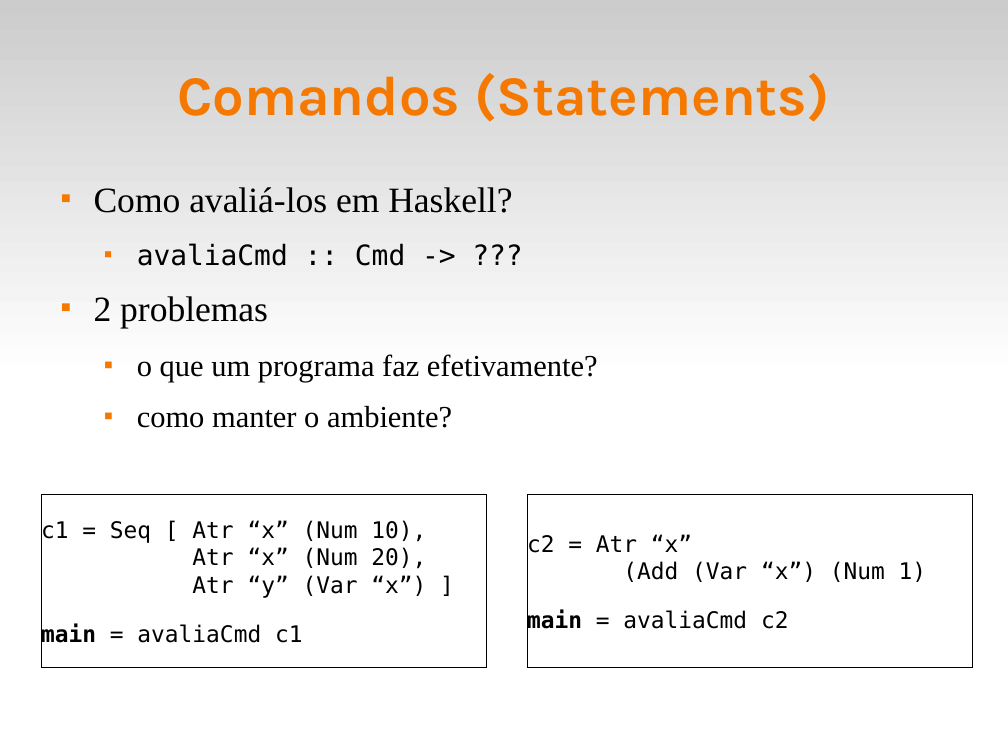
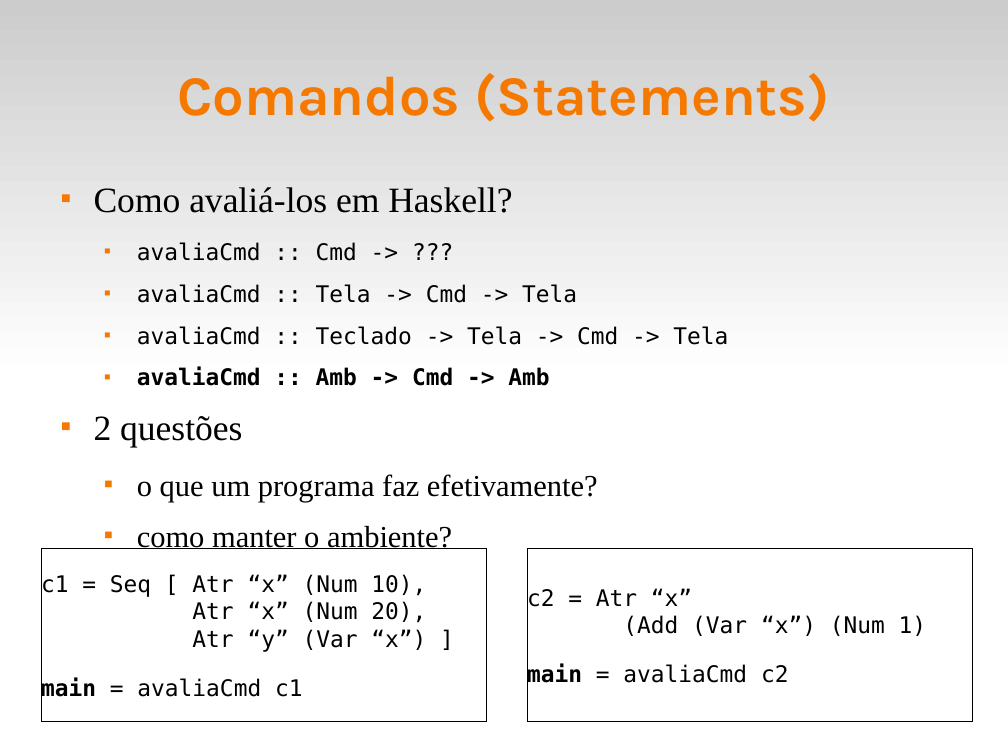
Before and after one commit to fsantanna-uerj/EDL, a slide deck: slide 7 of slides/edl-11-lang.odp. Drawn at 1008x756 pixels with LibreOffice and Linux fonts; fonts in the diff are those of the drawing. Boxes give left, top, right and bottom in pixels: in the first picture for what was removed or moved away, otherwise in the second. Text is boxed around its words. In the diff, an @@ line names an element or a change of style, - is before the commit and + after.

```diff
--- a/slides/edl-11-lang.odp
+++ b/slides/edl-11-lang.odp
@@ text at (x1=137, y1=242, x2=357, y2=261): size 22 to 18 pt in "avaliaCmd :: Cmd -> ???" @@
@@ text at (x1=94, y1=284, x2=728, y2=447): text changed; size 28 to 18 pt; font Times New Roman to DejaVu Sans Mono @@
-■ 2 problemas
+  ■ avaliaCmd :: Tela -> Cmd -> Tela
+  ■ avaliaCmd :: Teclado -> Tela -> Cmd -> Tela
+  ■ avaliaCmd :: Amb -> Cmd -> Amb
+■ 2 questões
@@ rectangle "c1 = Seq [ Atr ..." moved from (x1=41, y1=495, x2=487, y2=669) to (x1=41, y1=549, x2=487, y2=723) @@
@@ rectangle "c2 = Atr “x”" moved from (x1=527, y1=495, x2=972, y2=669) to (x1=527, y1=549, x2=972, y2=723) @@
```
Also in this commit, not shown: 1 other file.
